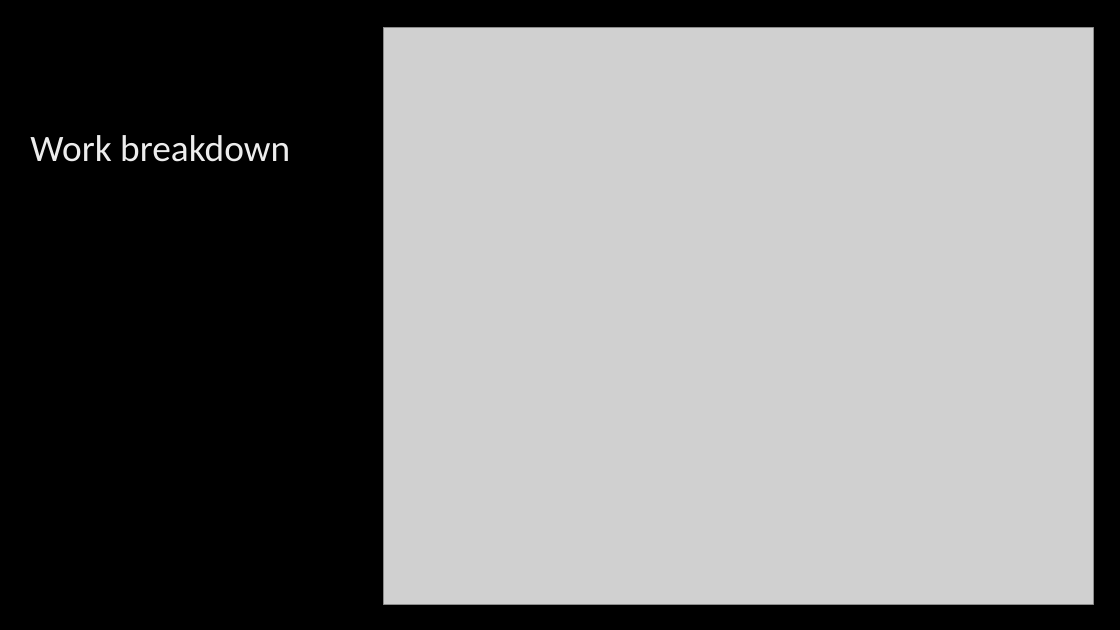
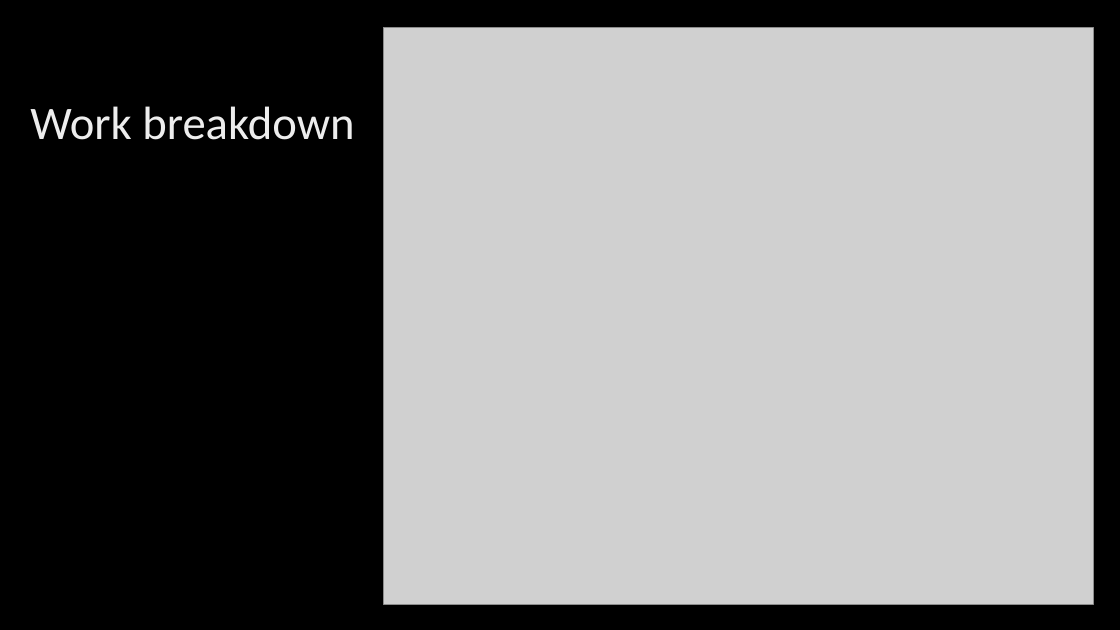
Before and after one commit to ksierrac/Atlas-Prestige, a slide deck: slide 3 of projectpresentation.pptx. Drawn at 1120x630 pixels with LibreOffice and Linux fonts; fonts in the diff are those of the drawing; grey boxes stand for pictures; background and template pictures are left out. Boxes give left, top, right and bottom in pixels: in the first picture for what was removed or moved away, otherwise in the second. Text is boxed around its words. In the diff, an @@ line names an element or a change of style, - is before the commit and + after.

```diff
--- a/projectpresentation.pptx
+++ b/projectpresentation.pptx
@@ title "Work breakdown": place and size @@
-title "Work breakdown" at [30,135,290,162]
+title "Work breakdown" at [30,106,354,140]
@@ title "Work breakdown" at [30,106,354,140]: size 32 to 40 pt @@
```
Also in this commit, not shown: 8 other slides changed, 1 slide added, 1 slide removed, 3 other files.
